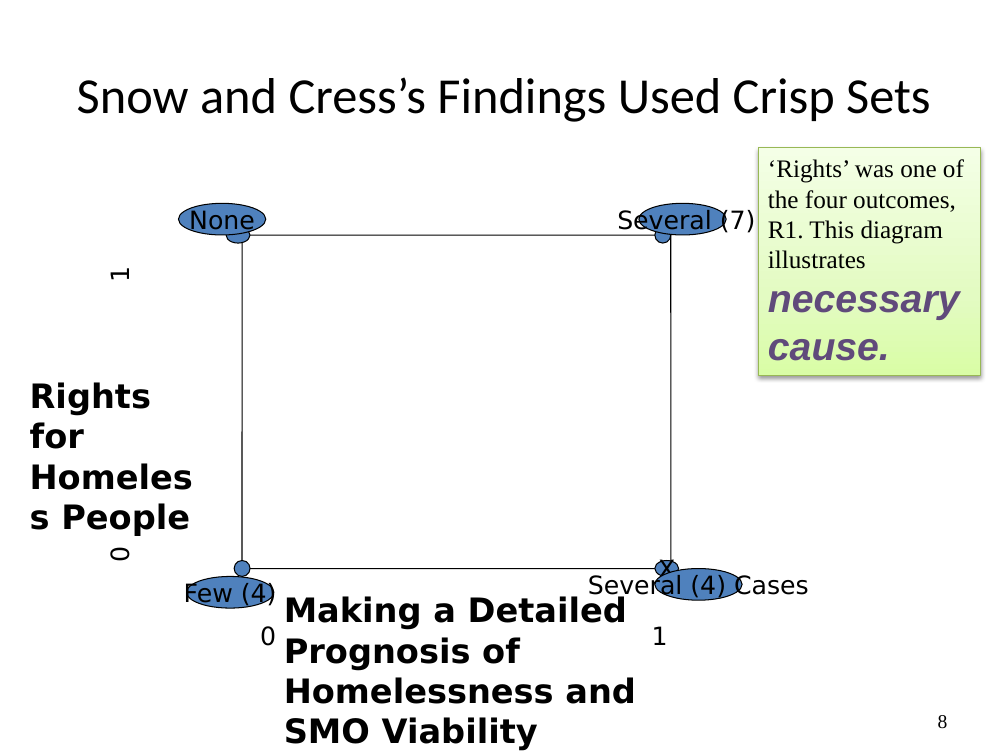
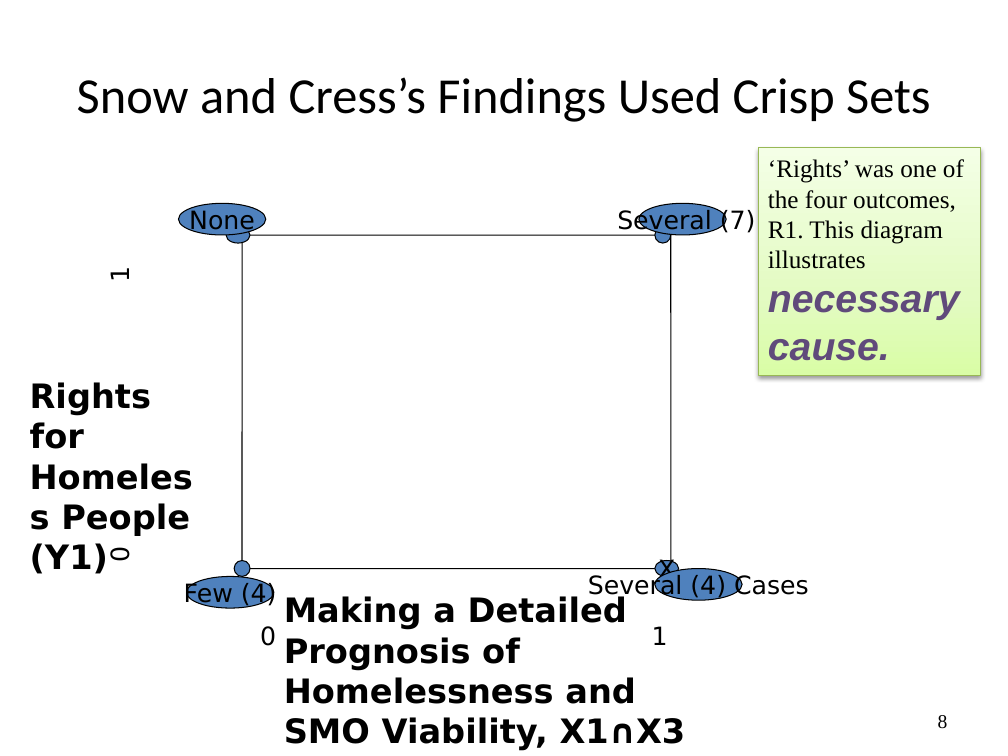
Before and after one commit to WendyOlsen/fsgof, a slide deck: slide 8 of FuzzyQCAConsistencyWithGoodnessofFitTestsOlsen2016.pptx. Drawn at 1008x756 pixels with LibreOffice and Linux fonts; fonts in the diff are those of the drawing. Boxes give left, top, right and bottom in pixels: in the first picture for what was removed or moved away, otherwise in the second. Text is boxed around its words. In the diff, an @@ line names an element or a change of style, - is before the commit and + after.

```diff
--- a/FuzzyQCAConsistencyWithGoodnessofFitTestsOlsen2016.pptx
+++ b/FuzzyQCAConsistencyWithGoodnessofFitTestsOlsen2016.pptx
@@ text at [30,382,190,574]: text changed @@
-Rights for Homeless People
+Rights for Homeless People (Y1)
@@ text at [284,596,686,751]: text changed @@
-Making a Detailed Prognosis of Homelessness and SMO Viability
+Making a Detailed Prognosis of Homelessness and SMO Viability, X1∩X3
```
Also in this commit, not shown: 28 other slides changed, 12 slides added, 13 slides removed.
